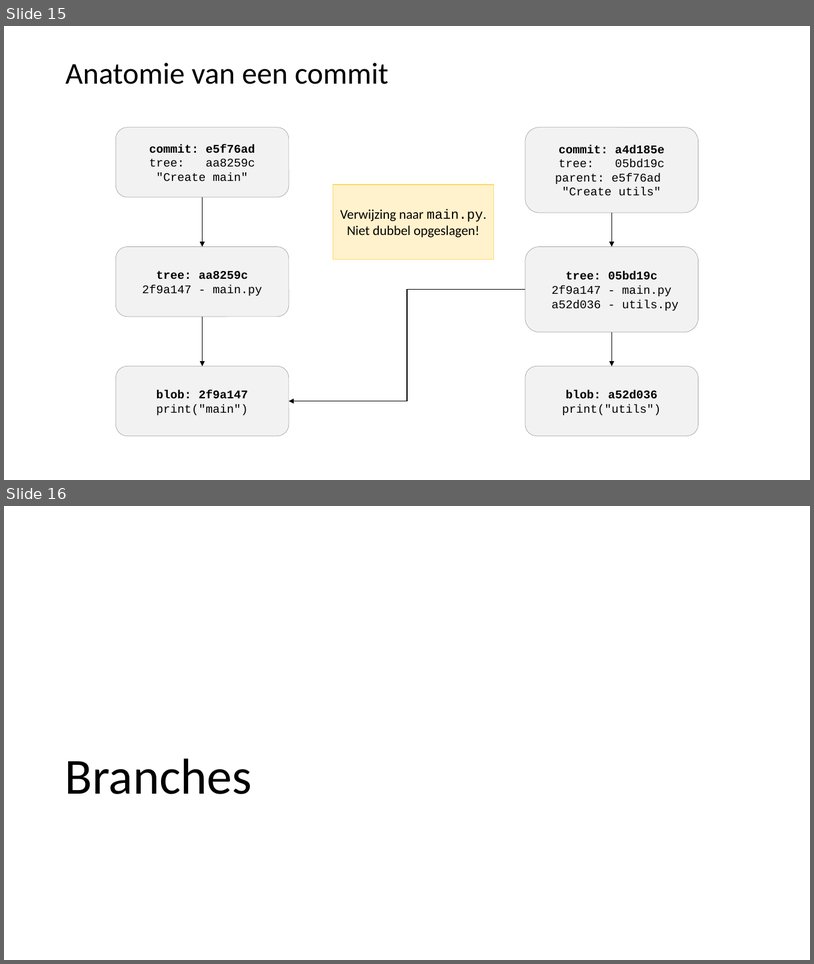
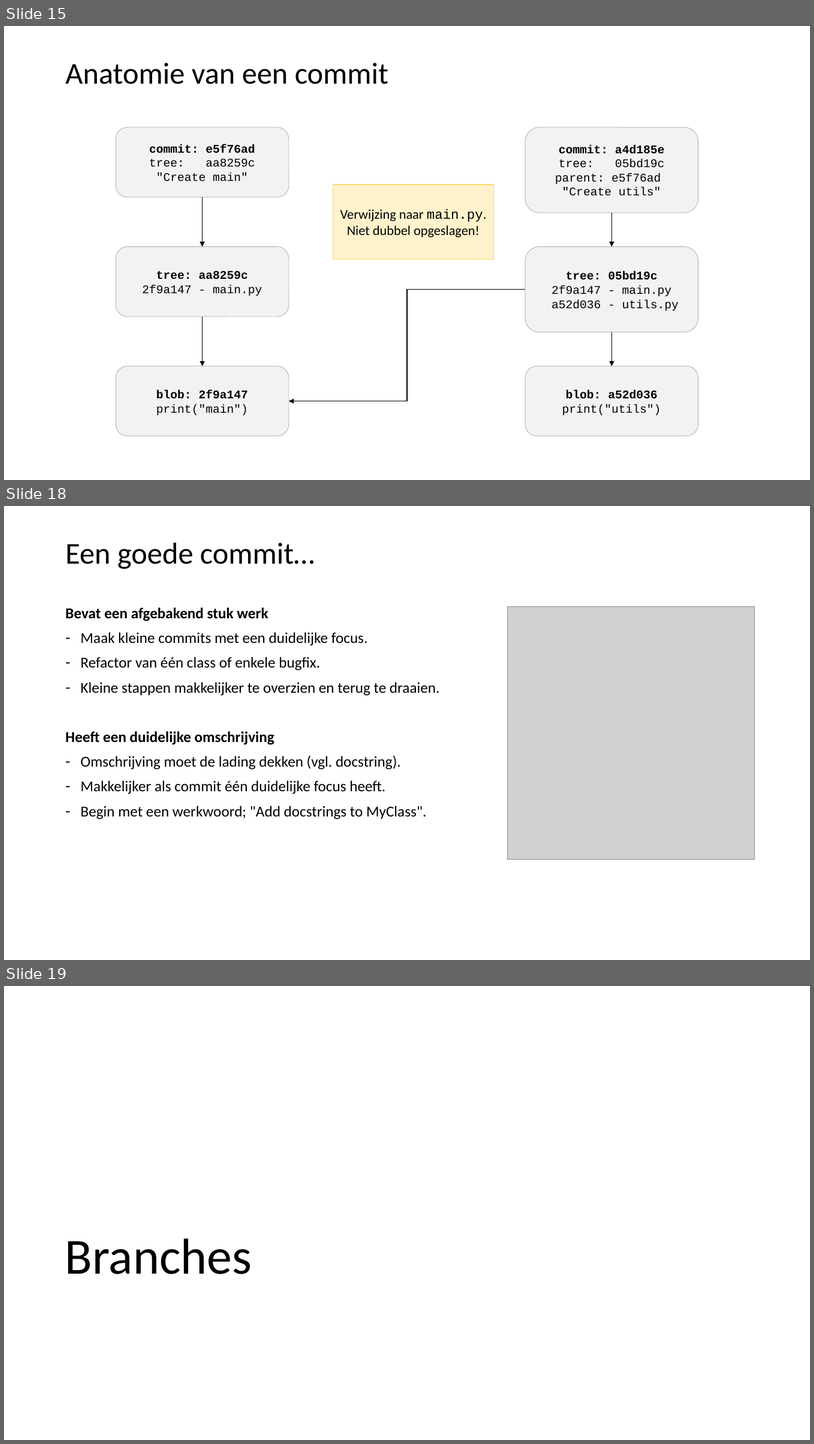
Before and after one commit to LFKoning/knowledge-sharing, a slide deck: git/1_basics/git_basic.pptx. Shown one above the other, each under a label of ours: slides 15 and 16 before the commit, slides 15, 18 and 19 after it; the slides between them are not shown. The pictures are 814x964 and 814x1444 pixels, drawn with LibreOffice and Linux fonts; fonts in the diff are those of the drawing; grey boxes stand for pictures. Boxes give left, top, right and bottom in pixels: in the first picture for what was removed or moved away, otherwise in the second. Text is boxed around its words. In the diff, an @@ line names an element or a change of style, - is before the commit and + after.

```diff
--- a/git/1_basics/git_basic.pptx
+++ b/git/1_basics/git_basic.pptx
@@ slide 18 added at bbox=[4, 506, 810, 960], background #FFFFFF @@
@@ title added at bbox=[65, 543, 315, 569], 36 pt, text #000000 @@
+Een goede commit…
@@ text added at bbox=[65, 607, 440, 819], 18 pt, text #000000 @@
+Bevat een afgebakend stuk werk
+– Maak kleine commits met een duidelijke focus.
+– Refactor van één class of enkele bugfix.
+– Kleine stappen makkelijker te overzien en terug te draaien.
+Heeft een duidelijke omschrijving
+– Omschrijving moet de lading dekken (vgl. docstring).
+– Makkelijker als commit één duidelijke focus heeft.
+– Begin met een werkwoord; "Add docstrings to MyClass".
@@ picture added at bbox=[508, 606, 755, 859] @@
@@ what was slide 16 is now slide 19 @@
```
Also in this commit, not shown: 2 other slides added.
